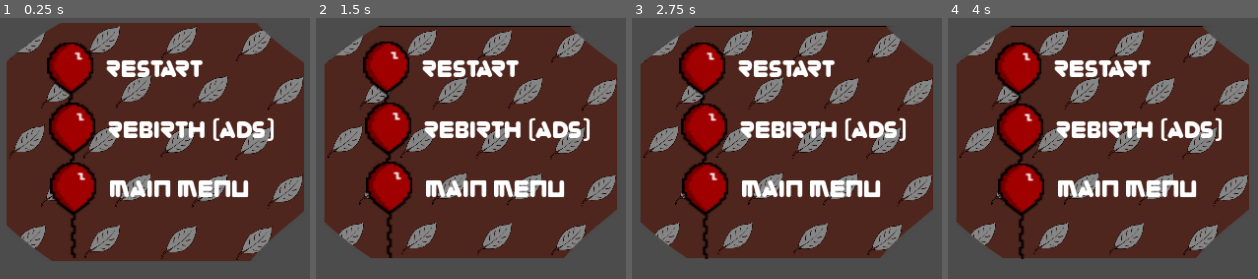
Above: before the commit, frames 1-4 (left to right).
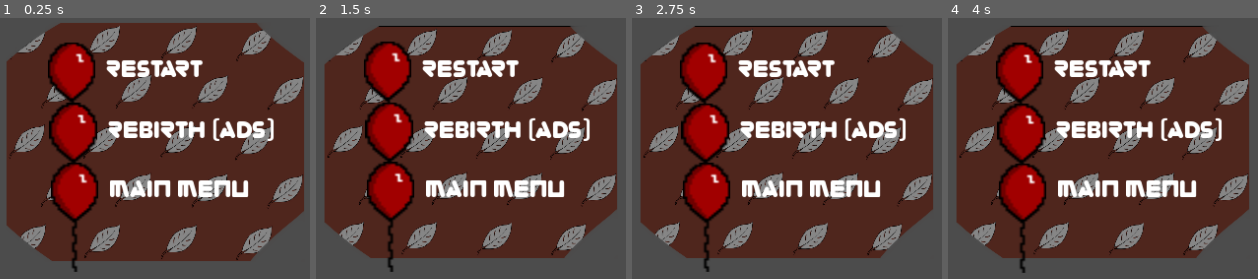
Above: after the commit, the same moments.

Repository: AldieNightStar/balloon_cat
Game: Godot game, scene res://Objects/SubMenus/GameMenu.tscn
Two runs of this game, one before a commit and one after it. Both use one fixed random seed, a clock stepped at 60 frames per second and the inputs below. This scene is started directly instead of the project's main scene.
Inputs (mouse positions are in pixels of both pictures, inside the frame that each line leads up to):
- Up to frame 1 (0.25 s): no input
- Up to frame 2 (1.5 s): tap Enter (ui_accept) at 0.5, 0.77 s; move the mouse to (outside the picture) at 0.52 s; click (outside the picture) at 0.67 s; move the mouse to (533, 221) at 1.27 s; click (533, 221) at 1.42 s
- Up to frame 3 (2.75 s): tap Enter (ui_accept) at 1.52, 2 s; move the mouse to (outside the picture) at 2.02 s; click (outside the picture) at 2.17 s
- Up to frame 4 (4 s): move the mouse to (outside the picture) at 2.77 s; click (outside the picture) at 2.92 s; tap Enter (ui_accept) at 3.02, 3.77 s; move the mouse to (outside the picture) at 3.52 s; click (outside the picture) at 3.67 s

The runs differ from the first frame. In frame 1, 3.5% of the frame differs, in the area x 15-32%, y 9-98%; in frame 2, 3.5%; in frame 3, 3.6%; in frame 4, 3.6%.

Commit message:
Blocked levels

Diff:
--- a/Levels/MainMenu.tscn
+++ b/Levels/MainMenu.tscn
@@ -67,6 +67,21 @@
 	G.gameData.emit_signal(\"music_volume_changed\", G.gameData.get_music_volume())
 	G.gameData.emit_signal(\"sound_volume_changed\", G.gameData.get_sound_volume())
 
+	# Made available only these buttons which Level is unlocked
+	update_level_availableness()
+
+	# Listen to level unlocks
+	G.gameData.connect(\"level_unlocked\", self, \"_on_level_unlocked\")
+
+func update_level_availableness():
+	var playNode = get_node(\"Pos_Play\")
+	# From 1 to 5
+	for i in range(1, 6):
+		var button = playNode.get_node(\"Level\"+str(i))
+		var level_unlocked = G.gameData.is_level_unlocked(i)
+		if button != null:
+			button.set_available(level_unlocked)
+
 func move_to(node):
 	if !t.is_active():
 		var pos1 = $Camera.global_position
@@ -96,6 +111,9 @@
 	var nn = float(n) / 10
 	G.play(\"blow.ogg\")
 	G.gameData.set_sound_volume(nn)
+
+func _on_level_unlocked(lvl_number):
+	update_level_availableness()
 "
 
 [sub_resource type="GDScript" id=2]
@@ -275,7 +293,7 @@
 position = Vector2( 816.958, 1.80501 )
 
 [node name="Level1" parent="Pos_Play" instance=ExtResource( 3 )]
-position = Vector2( 50, 50 )
+position = Vector2( 51.4984, 50 )
 label = "1"
 
 [node name="Level2" parent="Pos_Play" instance=ExtResource( 3 )]
--- a/Objects/Button/Button.tscn
+++ b/Objects/Button/Button.tscn
@@ -2,19 +2,29 @@
 
 [ext_resource path="res://assets/Player/balloon1.png" type="Texture" id=1]
 
-[sub_resource type="RectangleShape2D" id=1]
+[sub_resource type="RectangleShape2D" id=3]
 
 [sub_resource type="GDScript" id=2]
 script/source = "extends TouchScreenButton
+
+var available = true
 
 func _ready():
 	$motion.play(\"Motion\")
 
 func _on_Button_pressed():
-	$ani.play(\"Hover\")
+	if available:
+		$ani.play(\"Hover\")
+
+func set_available(b: bool):
+	available = b
+	if available:
+		$Sprite.modulate = Color.white
+	else:
+		$Sprite.modulate = Color.black
 "
 
-[sub_resource type="Animation" id=3]
+[sub_resource type="Animation" id=4]
 length = 0.2
 tracks/0/type = "value"
 tracks/0/path = NodePath("Sprite:scale")
--- a/Objects/Button/LabelButton.tscn
+++ b/Objects/Button/LabelButton.tscn
@@ -7,34 +7,29 @@
 script/source = "extends Node2D
 
 export var label : String
+export var available : bool = true
 
 signal pressed
 
 func _ready():
 	$Button.connect(\"pressed\", self, \"_pressed\")
-	$Label.text = label
+	call_deferred(\"set_available\", available)
+	set_text(label)
 
 func _pressed():
-	emit_signal(\"pressed\")
+	if available:
+		emit_signal(\"pressed\")
+
+func set_available(b: bool):
+	available = b
+	$Button.set_available(b)
 
 func set_text(t):
 	label = t
 	$Label.text = label
 "
 
-[sub_resource type="RectangleShape2D" id=2]
-
-[sub_resource type="GDScript" id=3]
-script/source = "extends TouchScreenButton
-
-func _ready():
-	$motion.play(\"Motion\")
-
-func _on_Button_pressed():
-	$ani.play(\"Hover\")
-"
-
-[sub_resource type="DynamicFont" id=4]
+[sub_resource type="DynamicFont" id=2]
 size = 24
 font_data = ExtResource( 2 )
 
@@ -42,16 +37,14 @@
 script = SubResource( 1 )
 
 [node name="Button" parent="." instance=ExtResource( 1 )]
-scale = Vector2( 2.88259, 2.62726 )
-shape = SubResource( 2 )
-script = SubResource( 3 )
+scale = Vector2( 3, 3 )
 
 [node name="Label" type="Label" parent="."]
 margin_left = 64.8018
 margin_top = 13.2048
 margin_right = 96.8019
 margin_bottom = 42.205
-custom_fonts/font = SubResource( 4 )
+custom_fonts/font = SubResource( 2 )
 text = "#"
 __meta__ = {
 "_edit_use_anchors_": false
--- a/Objects/Logic/GameData.gd
+++ b/Objects/Logic/GameData.gd
@@ -125,3 +125,23 @@
 
 func get_shield_seconds():
 	return get_value("shield_secs", 5)
+
+# ===============================================
+# Level Unlocks
+# ===============================================
+
+signal level_unlocked(level_number)
+
+func is_level_unlocked(n: int):
+	if n < 1:
+		return false
+	if n == 1:
+		return true
+	return get_value("lvl_unlocked" + str(n), false)
+
+func unlock_level(n: int):
+	if n <= 1:
+		return
+	if !is_level_unlocked(n):
+		emit_signal("level_unlocked", n)
+	set_value("lvl_unlocked" + str(n), true)
--- a/Objects/Pine.tscn
+++ b/Objects/Pine.tscn
@@ -2,25 +2,26 @@
 
 [ext_resource path="res://assets/Trees/pine.png" type="Texture" id=1]
 
-[sub_resource type="GDScript" id=2]
+[sub_resource type="GDScript" id=1]
 script/source = "extends Area2D
 
 export var damage_value = 2
 
 func _on_Pine_body_shape_entered(body_id, body, body_shape, area_shape):
 	if body.get(\"is_player\"):
-		body.damage(damage_value)"
+		body.damage(damage_value)
+"
 
-[sub_resource type="ConvexPolygonShape2D" id=1]
+[sub_resource type="ConvexPolygonShape2D" id=2]
 custom_solver_bias = 1.0
 points = PoolVector2Array( 0, -12.5, -18, 9, 18, 9 )
 
 [node name="Pine" type="Area2D"]
-script = SubResource( 2 )
+script = SubResource( 1 )
 
 [node name="shape" type="CollisionShape2D" parent="."]
 scale = Vector2( 2.57028, 7.22677 )
-shape = SubResource( 1 )
+shape = SubResource( 2 )
 
 [node name="pine" type="Sprite" parent="."]
 position = Vector2( -0.278656, -21.3109 )
Not shown: 3 places in Objects/Button/Button.tscn that only renumber resources
Not shown: 1 places in Objects/Button/LabelButton.tscn that only renumber resources
